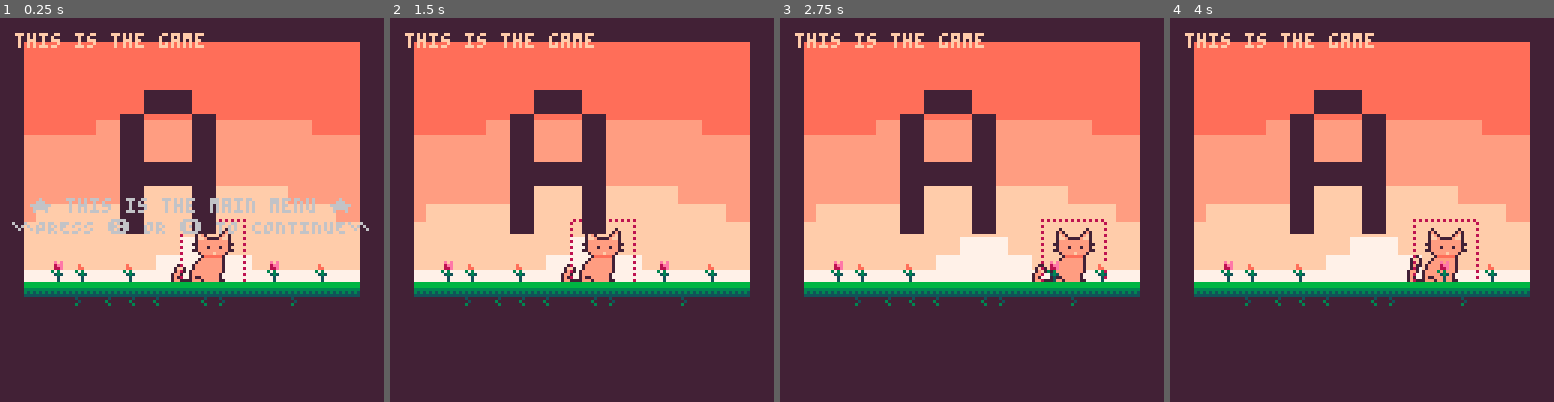
Above: before the commit, frames 1-4 (left to right).
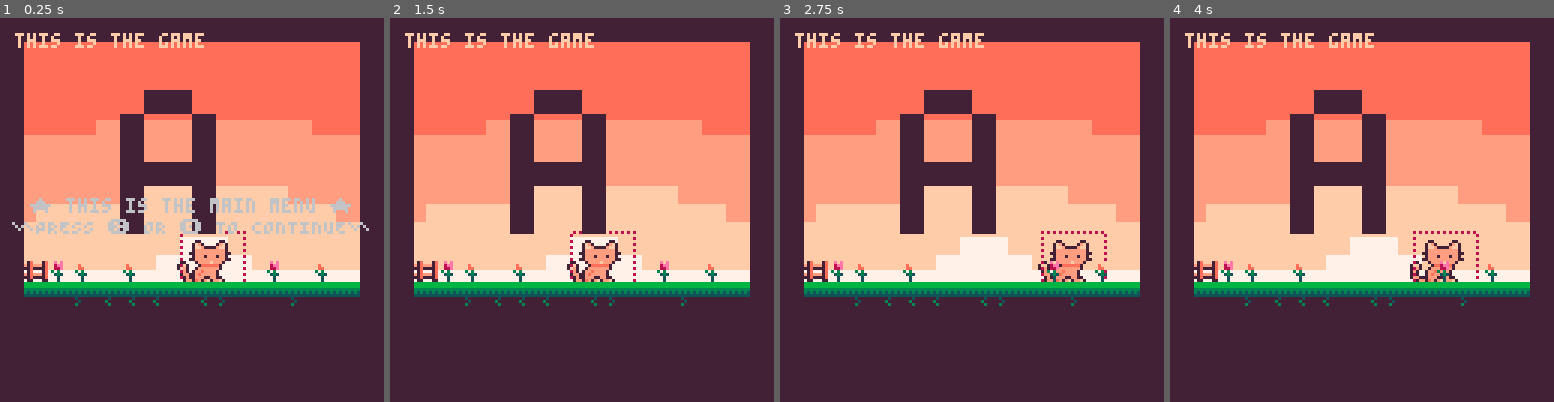
Above: after the commit, the same moments.

Repository: alexhlocke/AlexKotaFirstCart
Game: PICO-8 cartridge new_main_cart.p8
Same seed, same stepped clock (60 frames per second), same inputs: the game is played once before the commit and once after it.
Inputs:
- Up to frame 1 (0.25 s): no input
- Up to frame 2 (1.5 s): tap X (X key) at 0.33, 1.07 s; tap O (Z key) at 0.7 s
- Up to frame 3 (2.75 s): hold Right 1.6-2.1 s; tap O (Z key) at 1.7, 2.1, 2.5 s; tap X (X key) at 1.85 s; hold Up 2.15-2.42 s; hold Right from 2.47 s (still down)
- Up to frame 4 (4 s): tap O (Z key) at 2.9, 3.3, 3.7 s; tap X (X key) at 2.97 s; release Right at 3.03 s; hold Left 3.08-3.58 s; hold Down 3.63-3.97 s

The runs differ from the first frame. In frame 1, 1.2% of the frame differs, in the area x 6-65%, y 52-69%; in frame 2, 1.3%; in frame 3, 1.2%; in frame 4, 1.3%, in the area x 6-81%, y 52-69%.

Commit message:
Add files via upload

Diff:
--- a/new_main_cart.p8
+++ b/new_main_cart.p8
@@ -254,7 +254,7 @@
 frame=0
 
 player={
-  x=63, y=70
+  x=63, y=74
  ,default_y=70
  ,speed=1
  ,sprt_idle=0
@@ -371,17 +371,17 @@
 
 --cat idle tail animation
 function cat_tail()
-	if(player.tail < 5) then
+	if(player.tail < 4) then
 		player.tail+=1
 	else
-		player.tail=3
+		player.tail=2
 	end
 	return player.tail
 end
 
 function cat_idle(x,y)
-		spr(0,x,y,2,3)
-		spr(player.tail,x-7,y+8,1,2)
+		spr(0,x,y,2,2)
+		spr(player.tail,x-7,y+7,1,1)
 end
 
 
@@ -523,7 +523,7 @@
 4300000000430000430000000000004343000000000000000000000000000000770000000043000043000000000000434300000000004300000000000000004340000000000000000000000000000040400000000000000000000000000000404000000000000000000000000000004040000000000000000000000000000040
 4300000000430000430000000000004343000000000000000000000000000077000000000043434343000000000000434300000000004300000000000000004340000000000000000000000000000040400000000000000000000000000000404000000000000000000000000000004040000000000000000000000000000040
 4300000000000000000000000000004343000000000000000000000000000000770000000043000043000000000000434300000000004343430000000000004340000000000000000000000000000040400000000000000000000000000000404000000000000000000000000000004040000000000000000000000000000040
-4300505100510000000000500051004343000000000000000000000000000077000000000043000043000000000000434300000000004300000000000000004340000000000000000000000000000040400000000000000000000000000000404000000000000000000000000000004040000000000000010000000000000040
+4352505100510000000000500051004343000000000000000000000000000077000000000043000043000000000000434300000000004300000000000000004340000000000000000000000000000040400000000000000000000000000000404000000000000000000000000000004040000000000000010000000000000040
 4340404142424240424140404140404343000000000000000000000000000000770000000000000000000000000000434300000000004300000000000000004340000000000000000000000000000040400000000000000000000000000000404000000000000000000000000000004040000000000000000000000000000040
 4343434343434343434343434343434343000000000000000000000000000077000000000000000000000000000000434300000000000000000000000000004340000000000000000000000000000040400000000000000000000000000000404000000000000000000000000000004040000000000000000000000000000040
 4343434343434343434343434343434343000000000000000000000000000000770000000000000000000000000000434300000000000000000000000000004340000000000000000000000000000040400000000000000000000000000000404000000000000000000000000000004040000000000000000000000000000040
Not shown, changed: 32 lines of the sprite sheet (__gfx__) section of new_main_cart.p8
